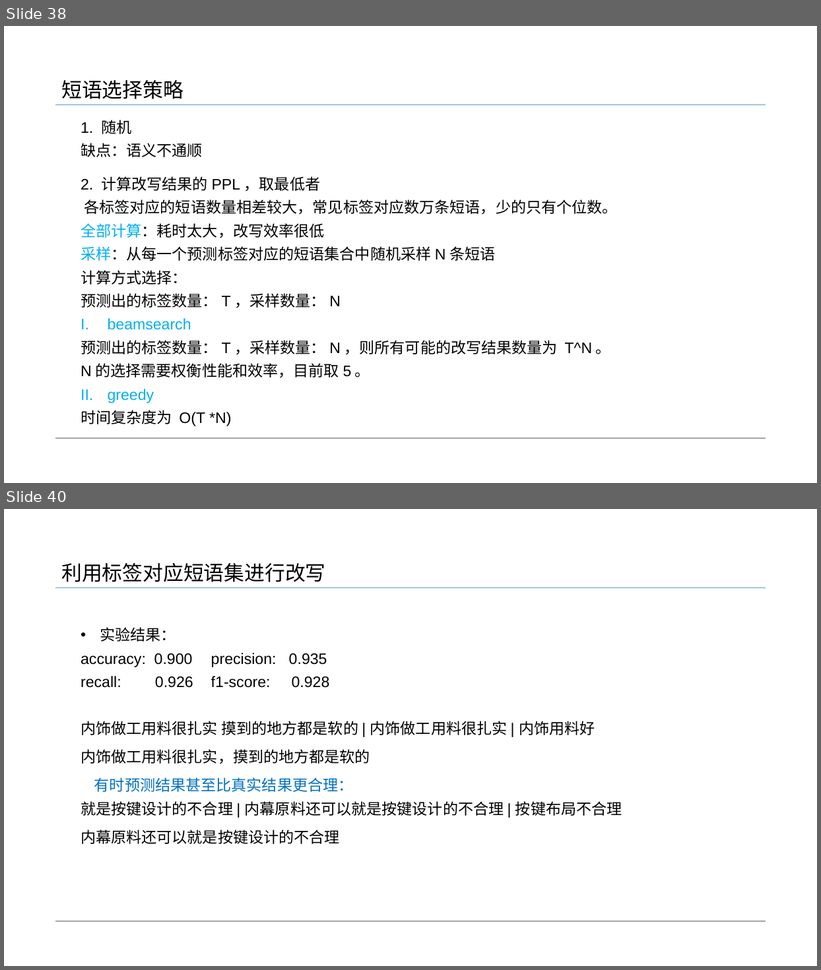
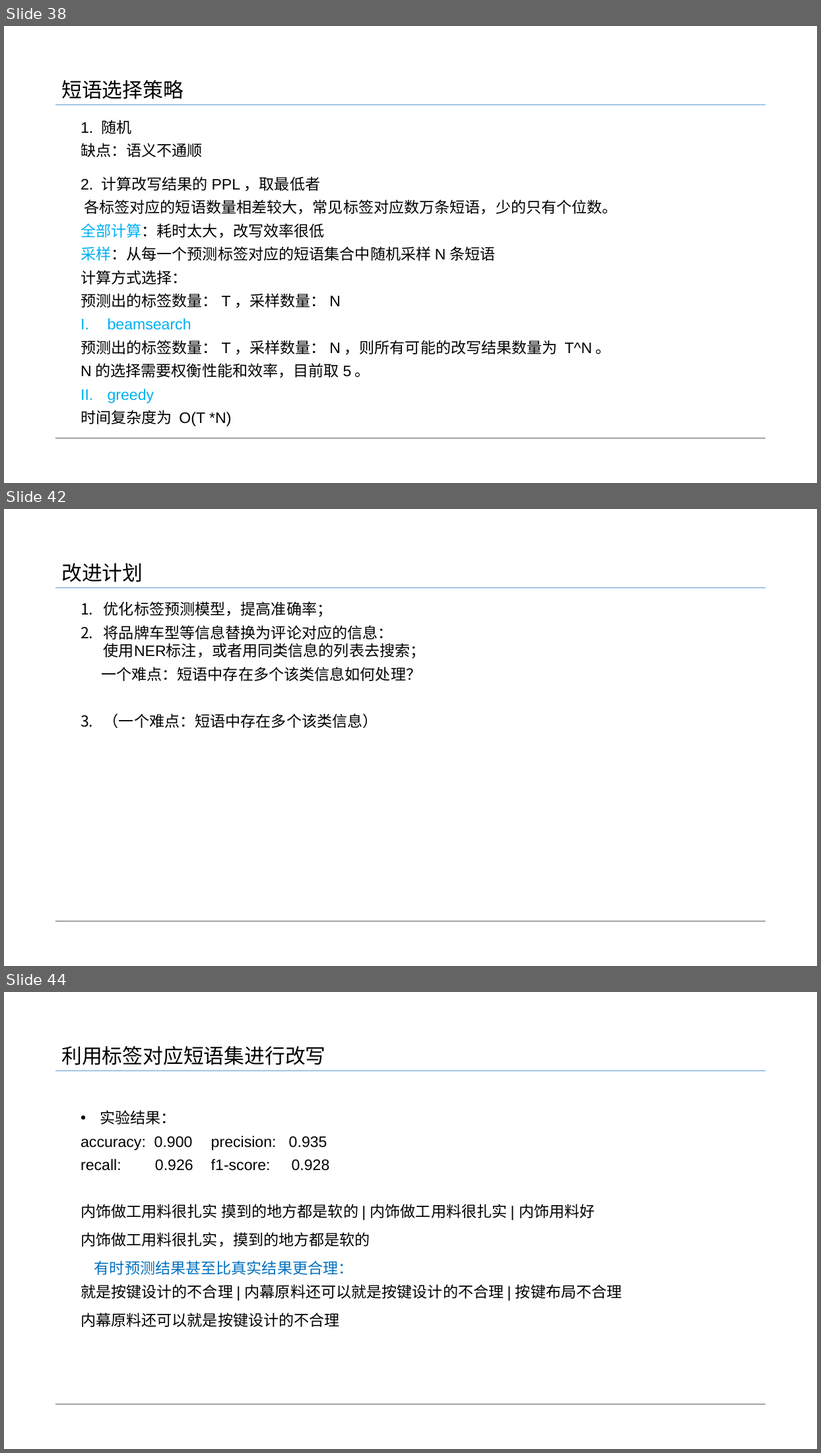
Before and after one commit to flyliu2017/Exercises, a slide deck: 实习转正.pptx. Shown one above the other, each under a label of ours: slides 38 and 40 before the commit, slides 38, 42 and 44 after it; the slides between them are not shown. The pictures are 821x970 and 821x1453 pixels, drawn with LibreOffice and Linux fonts; fonts in the diff are those of the drawing. Boxes give left, top, right and bottom in pixels: in the first picture for what was removed or moved away, otherwise in the second. Text is boxed around its words. In the diff, an @@ line names an element or a change of style, - is before the commit and + after.

```diff
--- a/实习转正.pptx
+++ b/实习转正.pptx
@@ slide 42 added at (4, 509, 817, 966), background #FFFFFF @@
@@ text added at (61, 563, 143, 582), 24 pt, text #000000 @@
+改进计划
@@ line added from (766, 588) to (56, 588), #5B9BD5 0.5 pt @@
@@ text added at (101, 601, 426, 728), 18 pt, text #000000 @@
+1. 优化标签预测模型，提高准确率；
+2. 将品牌车型等信息替换为评论对应的信息：
+   使用NER标注，或者用同类信息的列表去搜索；
+一个难点：短语中存在多个该类信息如何处理？
+1. （一个难点：短语中存在多个该类信息）
@@ line added from (766, 922) to (56, 922), #A6A6A6 1.5 pt @@
@@ what was slide 40 is now slide 44 @@
```
Also in this commit, not shown: 4 other slides added, 1 slide removed.
